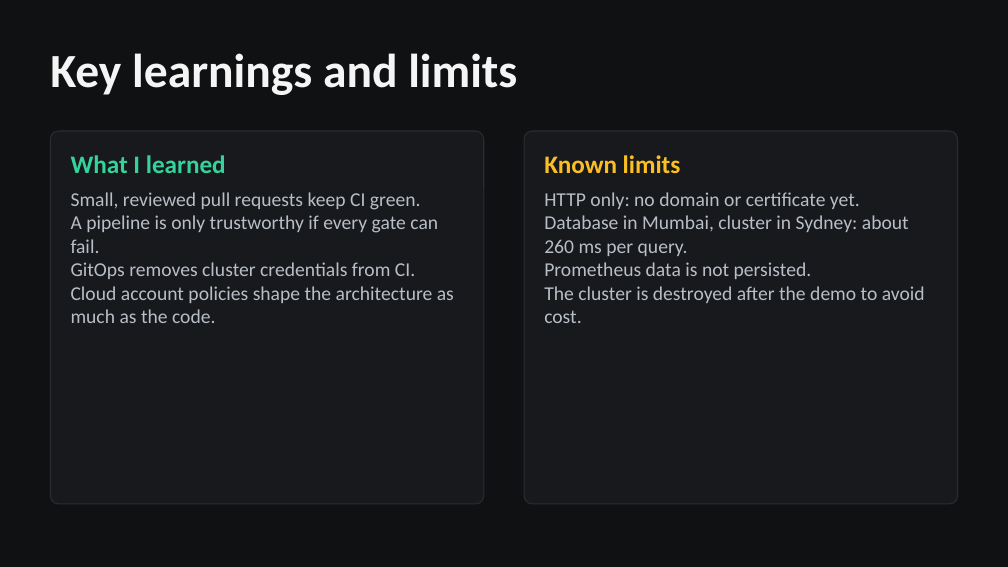
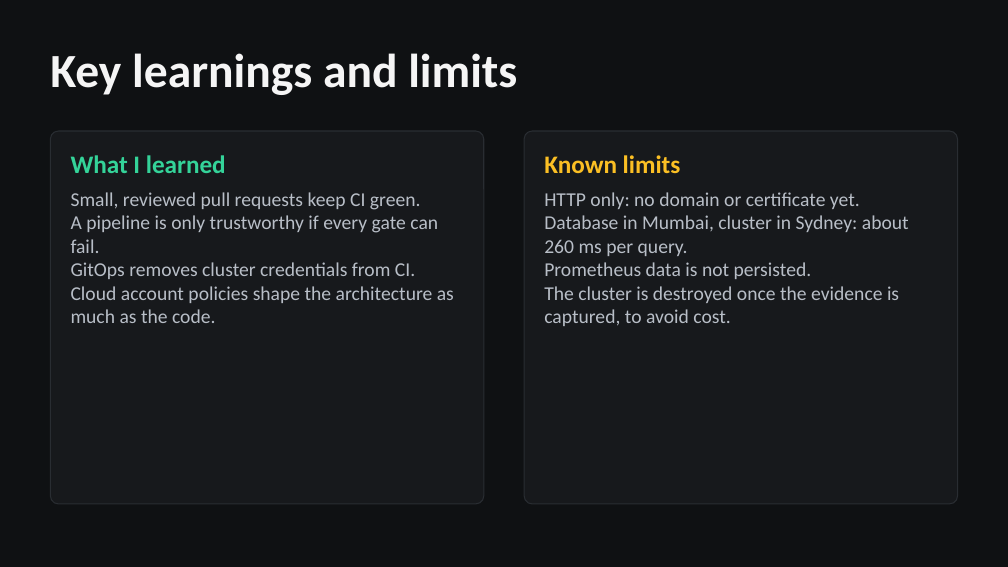
Before and after one commit to Avishkar74/StudAura, a slide deck: slide 14 of StudAura-presentation.pptx. Drawn at 1008x567 pixels with LibreOffice and Linux fonts; fonts in the diff are those of the drawing. Boxes give left, top, right and bottom in pixels: in the first picture for what was removed or moved away, otherwise in the second. Text is boxed around its words. In the diff, an @@ line names an element or a change of style, - is before the commit and + after.

Commit message:
docs: current test counts, live link and landing page in the deck
The deck shows the landing page and the live address, and its closing wording no longer assumes
a demo. Test counts are 674 backend and 425 frontend (the captured pytest run showed 656).

```diff
--- a/StudAura-presentation.pptx
+++ b/StudAura-presentation.pptx
@@ text at bbox=[544, 286, 899, 326]: text changed @@
-The cluster is destroyed after the demo to avoid cost.
+The cluster is destroyed once the evidence is captured, to avoid cost.
```
Also in this commit, not shown: 4 other slides changed, 2 other files.
